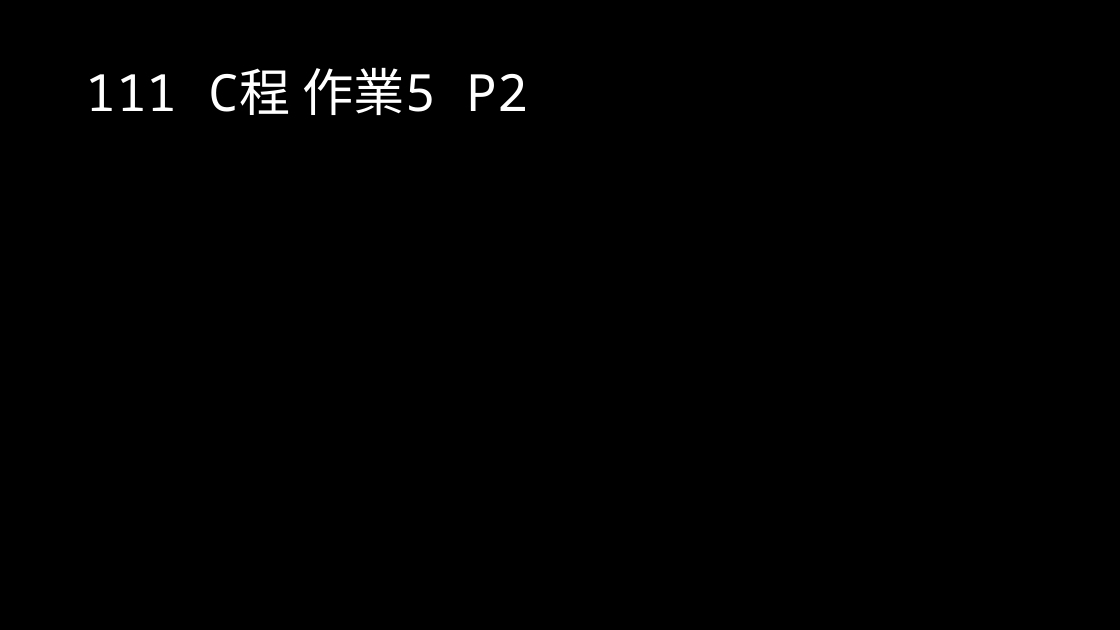
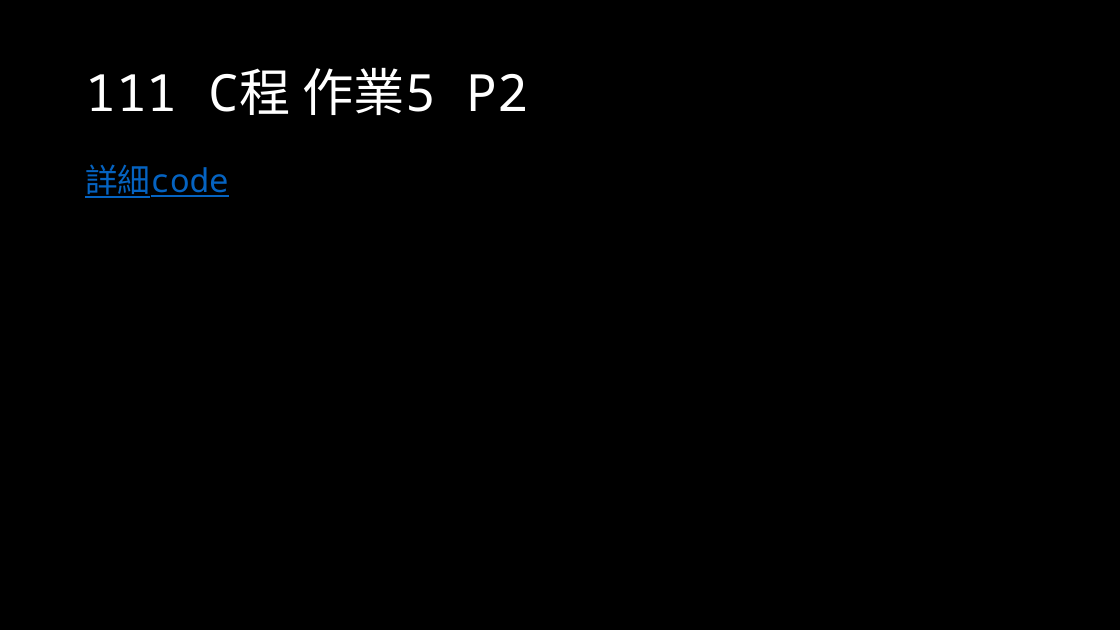
Before and after one commit to OEmiliatanO/those_c_prog_didnt_teach, a slide deck: slide 77 of Ch1/Ch1-basic.pptx (slide 44 before the commit). Drawn at 1120x630 pixels with LibreOffice and Linux fonts; fonts in the diff are those of the drawing. Boxes give left, top, right and bottom in pixels: in the first picture for what was removed or moved away, otherwise in the second. Text is boxed around its words. In the diff, an @@ line names an element or a change of style, - is before the commit and + after.

```diff
--- a/Ch1/Ch1-basic.pptx
+++ b/Ch1/Ch1-basic.pptx
@@ text added at (85,164,229,198), 28 pt, text #0563C1, underline @@
+詳細code
```
Also in this commit, not shown: 4 other slides changed, 33 slides added, 3 other files.
